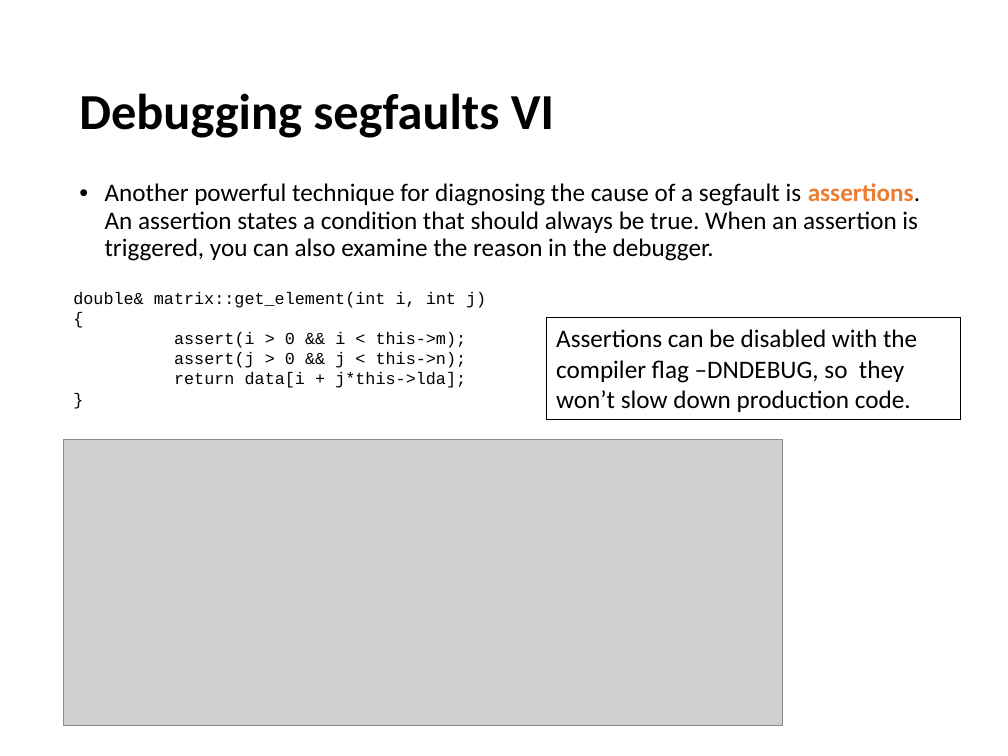
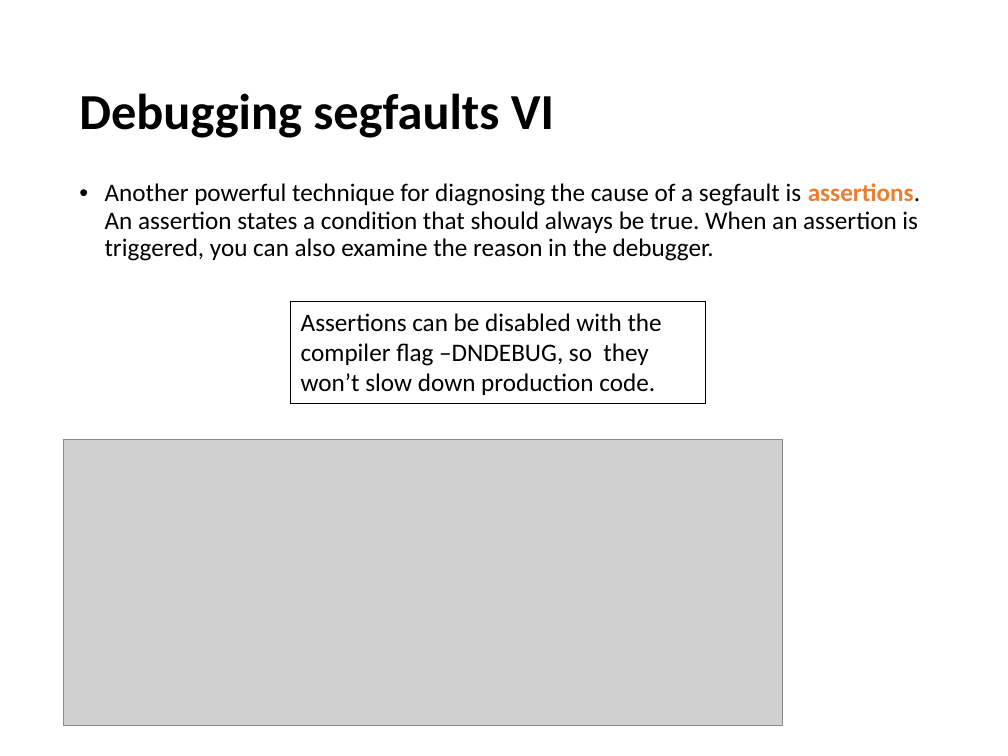
Before and after one commit to devinamatthews/molssi-sss-2017, a slide deck: slide 23 of lectures/debugging.pptx. Drawn at 1008x756 pixels with LibreOffice and Linux fonts; fonts in the diff are those of the drawing; grey boxes stand for pictures. Boxes give left, top, right and bottom in pixels: in the first picture for what was removed or moved away, otherwise in the second. Text is boxed around its words. In the diff, an @@ line names an element or a change of style, - is before the commit and + after.

```diff
--- a/lectures/debugging.pptx
+++ b/lectures/debugging.pptx
@@ text removed at <box>73,292,486,388</box> @@
-double& matrix::get_element(int i, int j)
-{
-assert(i > 0 && i < this->m);
-assert(j > 0 && j < this->n);
-return data[i + j*this->lda];
-}
@@ rectangle "Assertions can be disabled with ...": place and size @@
-rectangle "Assertions can be disabled with ..." at <box>546,318,961,419</box>
+rectangle "Assertions can be disabled with ..." at <box>291,301,706,403</box>
```
Also in this commit, not shown: 8 other slides changed, 24 other files.
